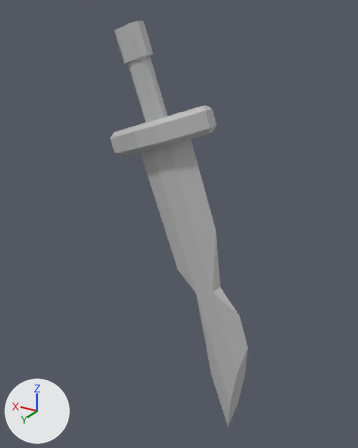
An edit to the FBX model FishPunch Project/TrickyTracks/Assets/TrickyTracks/Meshes/Environment/Swords/Sword_008_Enviroment_001_Broken.fbx, drawn before and after from the same camera.
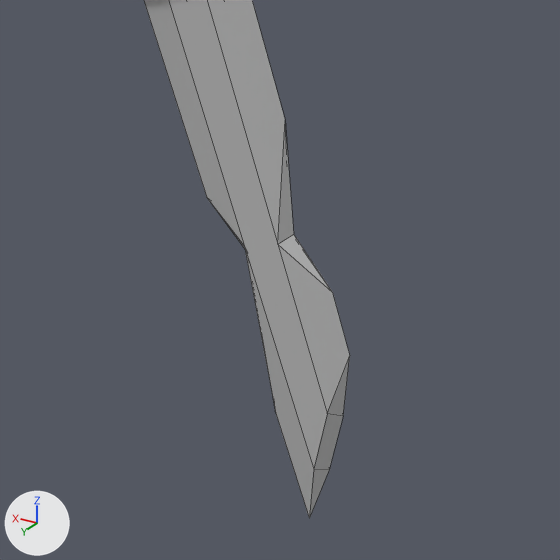
Each version is shown whole from a 50 mm camera at (-2.63, 2.3, 4.61) aimed at (-1.23, -0.04, 3.45), then close up on the part from 21% to 98% of the width and 38% to 100% of the height. Lighting does not change. The marker at lower left points along +X, +Y and +Z. The close-ups show mesh edges as thin lines. Where no turn or scale is listed for an object, it has been applied to the vertices.

Objects in the first close-up: 'Sword_008_Enviroment_001_Broken'.
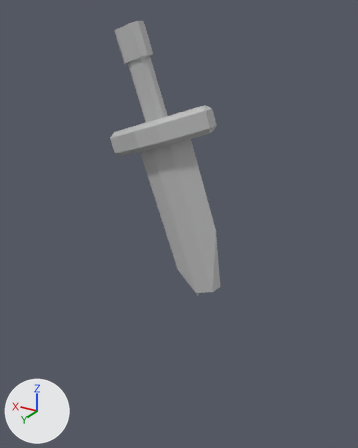
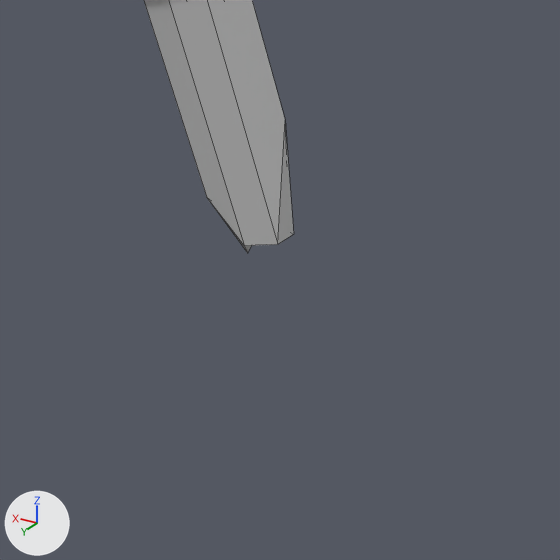
The newer file is also rescaled (x0.5), turned or shifted as a whole; pictures and numbers use the older file's frame.

What the commit changed:
me_mesh is used by ob_sword_008_enviroment_001_broken; location (-1.267, 0.0, 3.327).
me_mesh had 96 vertices, 90 faces and spanned x -0.46..0.46, y -0.13..0.13, z -1.24..1.24.
me_mesh now has 88 vertices, 79 faces and spans x -0.27..0.46, y -0.13..0.13, z -0.32..1.24.
Part 1, on me_mesh:
8 vertices are removed from x -0.46..-0.23, y -0.04..0.04, z -1.24..-0.36.
13 faces are deleted.
2 new faces join them.

Pixel boxes (x1, y1, x2, y2) of what changed, in the close-ups (560 x 560 px):
'Sword_008_Enviroment_001_Broken', reshaped: before (144, 0, 350, 518); after (144, 0, 294, 253)
part 1 of me_mesh, cut back: before (243, 234, 350, 518); after (243, 241, 278, 246)
